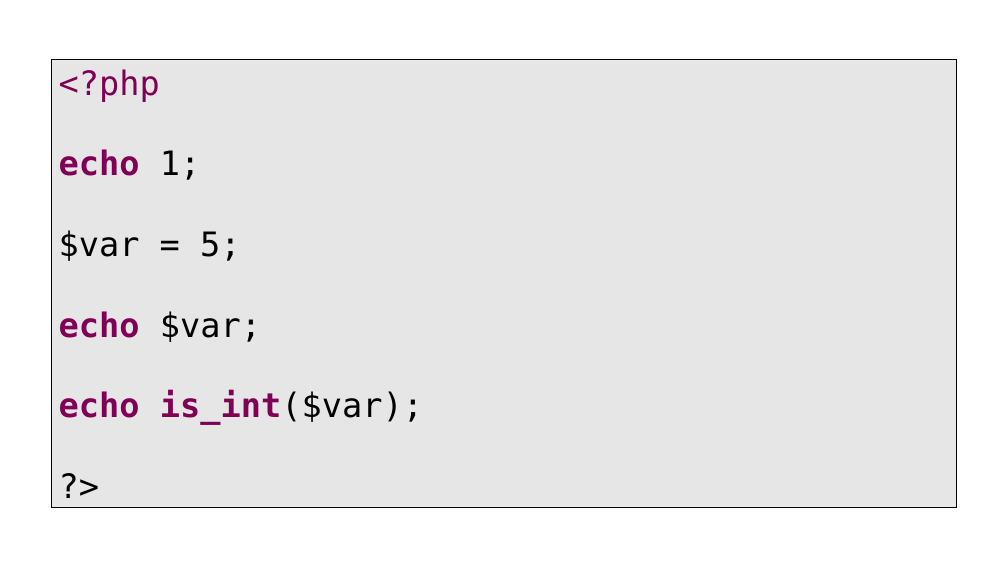
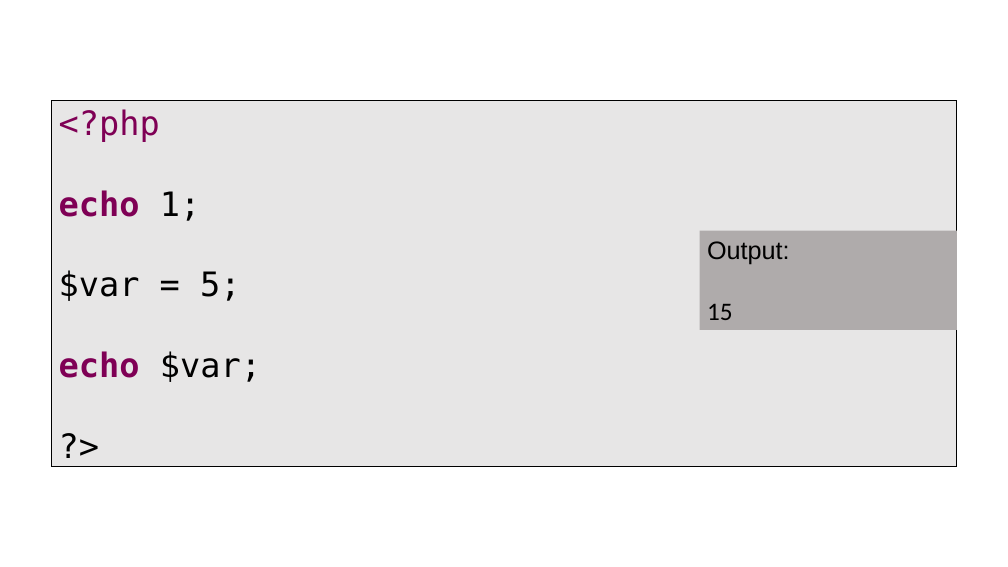
Before and after one commit to PHPEmbark/curriculum, a slide deck: slide 14 of course/1 - Basic Programming/Basics Of Programming.pptx. Drawn at 1008x567 pixels with LibreOffice and Linux fonts; fonts in the diff are those of the drawing. Boxes give left, top, right and bottom in pixels: in the first picture for what was removed or moved away, otherwise in the second. Text is boxed around its words. In the diff, an @@ line names an element or a change of style, - is before the commit and + after.

```diff
--- a/course/1 - Basic Programming/Basics Of Programming.pptx
+++ b/course/1 - Basic Programming/Basics Of Programming.pptx
@@ text "<?php": place and size @@
-text "<?php" at bbox=[51, 56, 957, 511]
+text "<?php" at bbox=[51, 97, 957, 471]
@@ rectangle added at bbox=[699, 231, 957, 330], fill #AFABAB, 24 pt, text #000000 @@
+Output:
+15
@@ text at bbox=[59, 390, 423, 425]: paragraph removed @@
-echo is_int($var);
```
Also in this commit, not shown: 29 other slides changed, 9 slides added.
